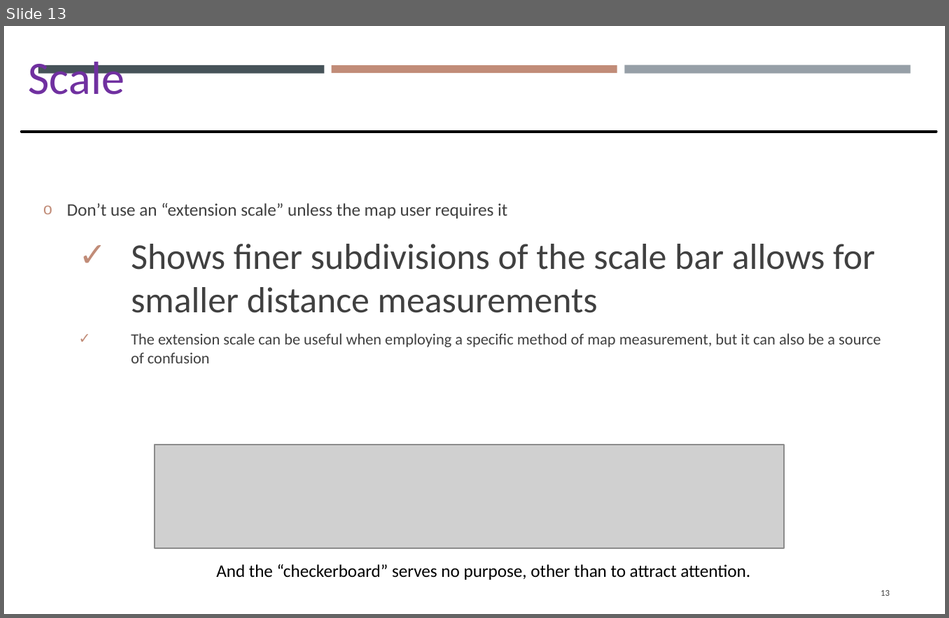
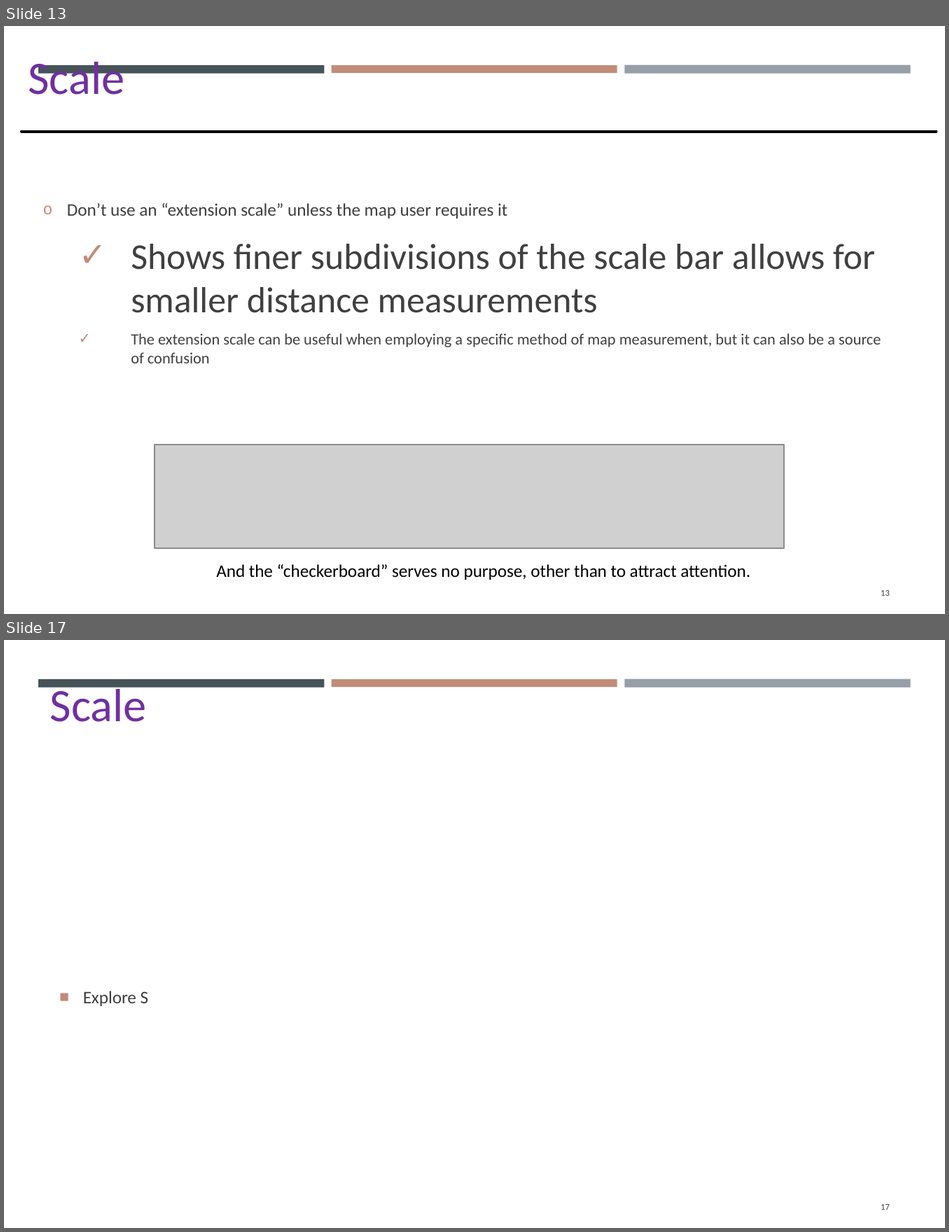
Before and after one commit to gisynw/GIS_I, a slide deck: docs/Lectures/Week07/Lecture07_GEOG2475_Thursday.pptx. Shown one above the other, each under a label of ours: slide 13 before the commit, slides 13 and 17 after it; the slides between them are not shown. The pictures are 949x618 and 949x1232 pixels, drawn with LibreOffice and Linux fonts; fonts in the diff are those of the drawing; grey boxes stand for pictures. Boxes give left, top, right and bottom in pixels: in the first picture for what was removed or moved away, otherwise in the second. Text is boxed around its words. In the diff, an @@ line names an element or a change of style, - is before the commit and + after.

```diff
--- a/docs/Lectures/Week07/Lecture07_GEOG2475_Thursday.pptx
+++ b/docs/Lectures/Week07/Lecture07_GEOG2475_Thursday.pptx
@@ slide 17 added at <box>4,640,945,1228</box>, background #FFFFFF; not listed: 3 template elements that a slide beside it also shows @@
@@ text added at <box>50,683,147,722</box>, 32 pt, text #7030A0 @@
+Scale
@@ text added at <box>83,991,149,1006</box>, 12.2 pt, text #404040 @@
+■ Explore S
@@ page number added at <box>880,1204,890,1210</box>, 6.1 pt, text #404040 @@
+17
```
Also in this commit, not shown: 14 slides changed, 10 other files.
